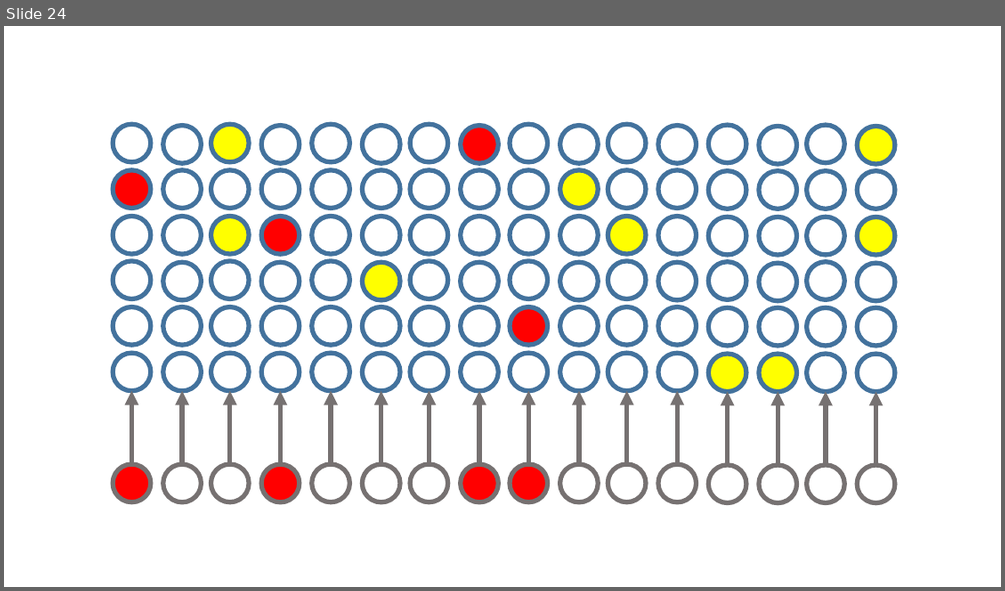
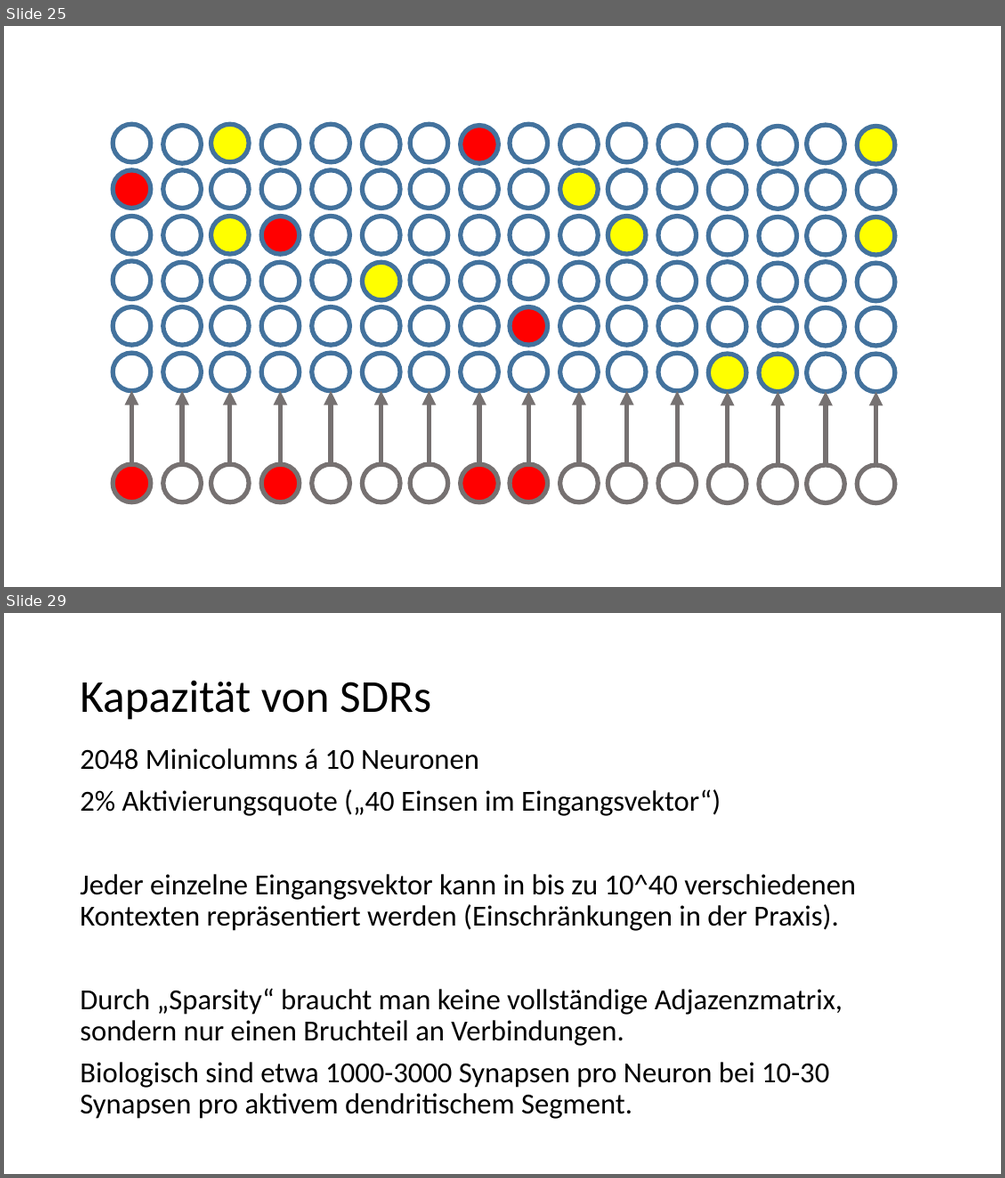
Before and after one commit to danck/hsem, a slide deck: Vortrag/hsem.pptx. Shown one above the other, each under a label of ours: slide 24 before the commit, slides 25 and 29 after it; the slides between them are not shown. The pictures are 1005x591 and 1005x1178 pixels, drawn with LibreOffice and Linux fonts; fonts in the diff are those of the drawing. Boxes give left, top, right and bottom in pixels: in the first picture for what was removed or moved away, otherwise in the second. Text is boxed around its words. In the diff, an @@ line names an element or a change of style, - is before the commit and + after.

```diff
--- a/Vortrag/hsem.pptx
+++ b/Vortrag/hsem.pptx
@@ slide 29 added at <box>4,613,1001,1174</box>, background #FFFFFF @@
@@ title added at <box>80,680,431,720</box>, 44 pt, text #000000 @@
+Kapazität von SDRs
@@ text added at <box>80,748,856,1119</box>, 28 pt, text #000000 @@
+2048 Minicolumns á 10 Neuronen
+2% Aktivierungsquote („40 Einsen im Eingangsvektor“)
+Jeder einzelne Eingangsvektor kann in bis zu 10^40 verschiedenen Kontexten repräsentiert werden (Einschränkungen in der Praxis).
+Durch „Sparsity“ braucht man keine vollständige Adjazenzmatrix, sondern nur einen Bruchteil an Verbindungen.
+Biologisch sind etwa 1000-3000 Synapsen pro Neuron bei 10-30 Synapsen pro aktivem dendritischem Segment.
@@ what was slide 24 is now slide 25 @@
```
Also in this commit, not shown: 7 slides changed, 17 other slides added, 5 slides removed.
